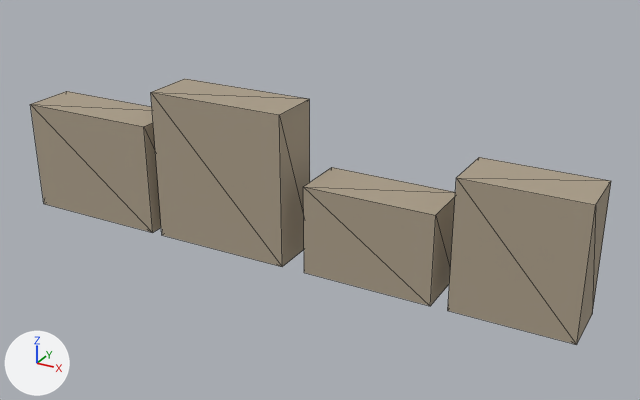
Two versions of the glTF model assets/props/wall.glb, one commit apart.
Both versions are drawn from a 50 mm lens placed at (2.76, -4.18, 2.49), pointed at (0.43, 0.06, 0.37). The axes (+X, +Y, +Z) are drawn at lower left. The lights are the same throughout. The picture after the commit comes second. Mesh edges are drawn as thin lines. Vertices at exactly the same position are counted once.

The first picture shows 'Wall'.
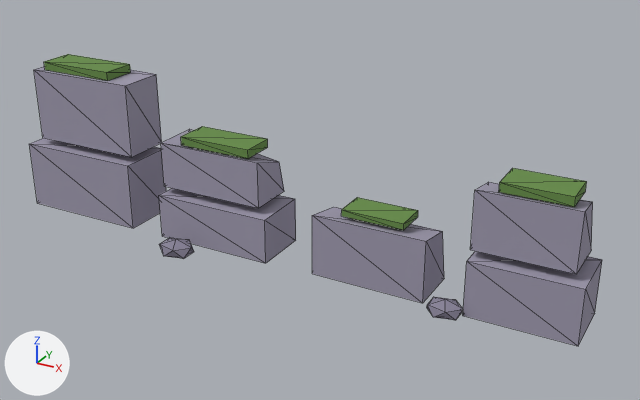
The change, as a diff of the scene's bpy script:
```diff
--- a/assets/props/wall.glb.py
+++ b/assets/props/wall.glb.py
@@ mat_stone @@
 mat_stone = principled_material('Stone')
-mat_stone.base_color = (0.406, 0.342, 0.253)  # beige #ab9e8a
+mat_stone.base_color = (0.342, 0.319, 0.42)  # grey #9e99ad
 mat_stone.roughness = 1.0
@@ me_cube @@
-me_cube.from_pydata(...)  # 32 vertices, 48 faces; spans x -1.62..2.05, y -0.17..0.17, z 0.0..0.95
+me_cube.from_pydata(...)  # 136 vertices, 212 faces; spans x -1.67..2.06, y -0.42..0.41, z -0.02..1.01
+# me_cube part 1: a new loose piece, a box spanning x -1.67..-0.82, y -0.18..0.18, z 0.0..0.44, in mat_stone (grey #9e99ad)
+# me_cube part 2: a new loose piece, a box spanning x -1.59..-0.82, y -0.14..0.17, z 0.48..0.95, in mat_stone (grey #9e99ad)
+# me_cube part 3: a new loose piece, a box spanning x -0.59..0.19, y -0.18..0.18, z 0.0..0.29, in mat_stone (grey #9e99ad)
+# me_cube part 4: a new loose piece, a box spanning x 1.44..2.06, y -0.18..0.18, z 0.0..0.33, in mat_stone (grey #9e99ad)
+# me_cube part 5: a new loose piece, a box spanning x -1.513..-0.987, y -0.11..0.11, z 0.952..1.008, in mat_moss (green #668c47)
+# me_cube part 6: a new loose piece, a box spanning x -0.442..0.042, y -0.11..0.11, z 0.622..0.677, in mat_moss (green #668c47)
+# me_cube part 7: a new loose piece, a box spanning x 0.658..1.043, y -0.1..0.1, z 0.385..0.425, in mat_moss (green #668c47)
+# me_cube part 8: a new loose piece, a box spanning x 1.558..1.942, y -0.11..0.11, z 0.722..0.777, in mat_moss (green #668c47)
+# me_cube part 9: a new loose piece, an icosphere of 20 faces spanning x -0.46..-0.24, y -0.42..-0.26, z -0.02..0.1, in mat_rock (grey #8a8599)
+# me_cube part 10: a new loose piece, an icosphere of 20 faces spanning x 1.25..1.45, y -0.3..-0.14, z -0.02..0.09, in mat_rock (grey #8a8599)
+# me_cube part 11: the loose piece of 8 vertices spanning x 0.45..1.25, y -0.17..0.17, z 0.0..0.55 is rebuilt with 8 vertices and now spans x 0.47..1.2, y -0.16..0.16, z 0.0..0.38
+# me_cube part 12: the loose piece of 8 vertices spanning x 1.35..2.05, y -0.17..0.17, z 0.0..0.78 is rebuilt with 8 vertices and now spans x 1.42..2.0, y -0.14..0.17, z 0.38..0.72
+# me_cube part 13: the loose piece of 8 vertices spanning x -1.62..-0.67, y -0.17..0.17, z 0.0..0.72 is deleted
+# me_cube part 14
+# 8 vertices are removed from x -0.6..0.3, y -0.17..0.17, z 0.0..0.95
+# 12 faces are deleted
+# 8 vertices are added at x -0.58..0.12, y -0.14..0.17, z 0.33..0.62
+# 12 new faces join them, mat_stone (grey #9e99ad)
+# other edits to the shape of me_cube do not show in these pictures
 me_cube.materials.append(mat_stone)
+me_cube.materials.append(mat_moss)  # green #668c47
+me_cube.materials.append(mat_rock)  # grey #8a8599
```

Pixel boxes (x1, y1, x2, y2) of what changed, in the pictures (640 x 400 px; the box of a moved part takes in the faces that stretch with it):
'Wall', recoloured, reshaped (10% taller): before (30, 79, 611, 345); after (29, 54, 602, 346)
part 1 of me_cube, added: after (29, 138, 166, 228)
part 2 of me_cube, added: after (34, 66, 162, 157)
part 3 of me_cube, added: after (159, 188, 296, 263)
part 4 of me_cube, added: after (463, 251, 602, 346)
part 5 of me_cube, added (green): after (44, 54, 131, 81)
part 6 of me_cube, added (green): after (181, 126, 268, 159)
part 7 of me_cube, added (green): after (341, 197, 418, 230)
part 8 of me_cube, added (green): after (499, 168, 587, 207)
part 9 of me_cube, added: after (159, 238, 194, 259)
part 10 of me_cube, added: after (427, 297, 463, 320)
part 11 of me_cube, rebuilt (13% narrower, 31% shorter): before (303, 167, 455, 306); after (312, 207, 444, 303)
part 12 of me_cube, rebuilt (24% narrower, 51% shorter): before (448, 157, 611, 345); after (470, 182, 593, 274)
part 13 of me_cube, deleted (beige): before (30, 91, 161, 233)
part 14 of me_cube, moved or reshaped: before (151, 79, 310, 267); after (161, 129, 284, 208)
